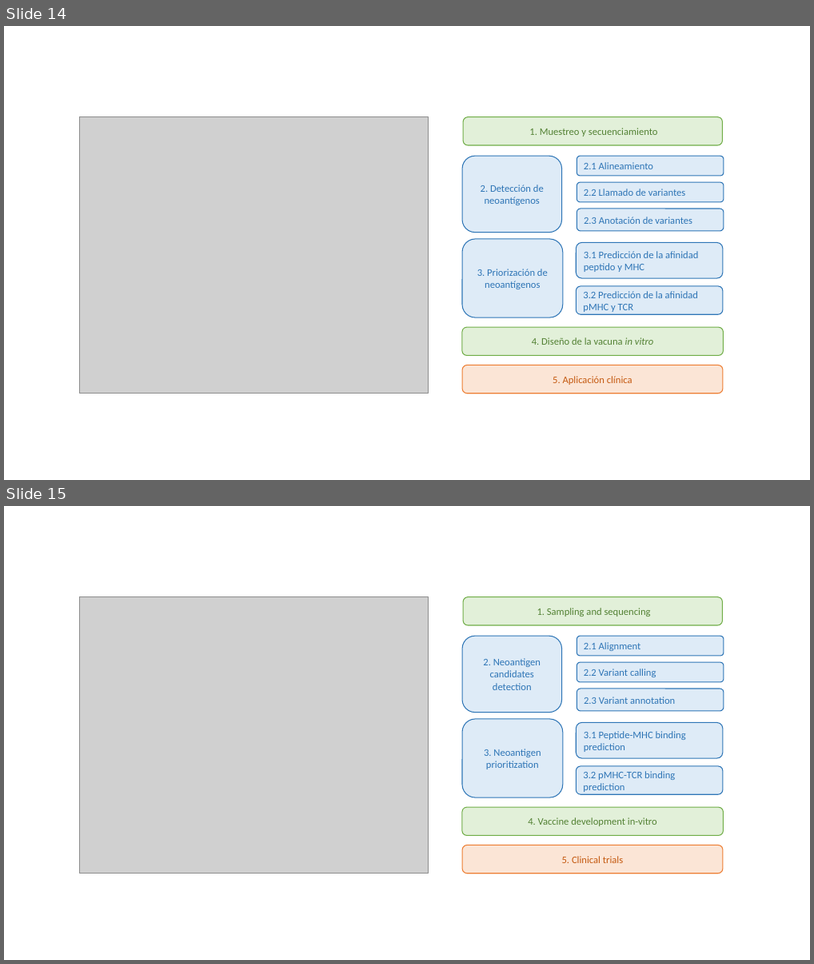
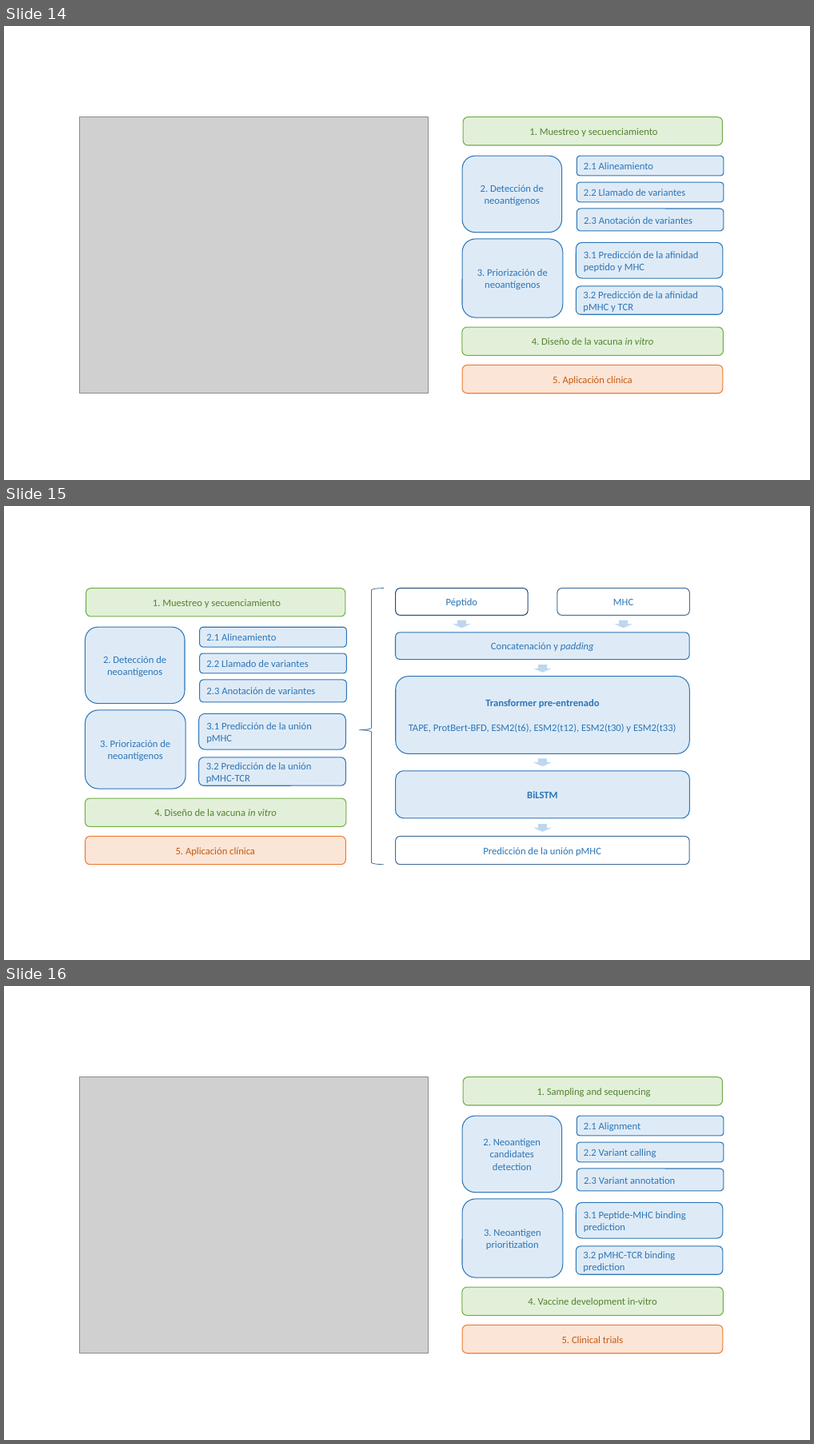
Before and after one commit to arceda/phd_thesis, a slide deck: draws.pptx. Shown one above the other, each under a label of ours: slides 14 and 15 before the commit, slides 14, 15 and 16 after it. The pictures are 814x964 and 814x1444 pixels, drawn with LibreOffice and Linux fonts; fonts in the diff are those of the drawing; grey boxes stand for pictures. Boxes give left, top, right and bottom in pixels: in the first picture for what was removed or moved away, otherwise in the second. Text is boxed around its words. In the diff, an @@ line names an element or a change of style, - is before the commit and + after.

```diff
--- a/draws.pptx
+++ b/draws.pptx
@@ slide 15 added at [4, 506, 810, 960], background #FFFFFF @@
@@ rounded rectangle added at [86, 588, 346, 616], fill #E2F0D9, outline #70AD47 1 pt, 12 pt, text #548235 @@
+1. Muestreo y secuenciamiento
@@ left brace added at [359, 588, 384, 864], outline #41719C 0.75 pt @@
@@ rounded rectangle added at [396, 588, 529, 616], outline #1F4E79 1 pt, 12 pt, text #2E75B6 @@
+Péptido
@@ rounded rectangle added at [558, 588, 690, 616], outline #41719C 1 pt, 12 pt, text #2E75B6 @@
+MHC
@@ down arrow added at [453, 620, 471, 628], fill #BDD7EE @@
@@ down arrow added at [615, 620, 633, 628], fill #BDD7EE @@
@@ rounded rectangle added at [85, 627, 185, 704], fill #DEEBF7, outline #2E75B6 1 pt, 12 pt, text #2E75B6 @@
+2. Detección de neoantígenos
@@ rounded rectangle added at [200, 627, 347, 647], fill #DEEBF7, outline #2E75B6 1 pt, 12 pt, text #2E75B6 @@
+2.1 Alineamiento
@@ rounded rectangle added at [395, 632, 690, 660], fill #DEEBF7, outline #2E75B6 1 pt, 12 pt, text #2E75B6 @@
+Concatenación y padding
@@ rounded rectangle added at [200, 654, 347, 673], fill #DEEBF7, outline #2E75B6 1 pt, 12 pt, text #2E75B6 @@
+2.2 Llamado de variantes
@@ down arrow added at [534, 664, 552, 672], fill #BDD7EE @@
@@ rounded rectangle added at [200, 680, 347, 702], fill #DEEBF7, outline #2E75B6 1 pt, 12 pt, text #2E75B6 @@
+2.3 Anotación de variantes
@@ rounded rectangle added at [396, 676, 690, 753], fill #DEEBF7, outline #2E75B6 1 pt, 12 pt, text #2E75B6 @@
+Transformer pre-entrenado
+TAPE, ProtBert-BFD, ESM2(t6), ESM2(t12), ESM2(t30) y ESM2(t33)
@@ rounded rectangle added at [85, 710, 186, 788], fill #DEEBF7, outline #2E75B6 1 pt, 12 pt, text #2E75B6 @@
+3. Priorización de neoantígenos
@@ rounded rectangle added at [198, 713, 346, 749], fill #DEEBF7, outline #2E75B6 1 pt, 12 pt, text #2E75B6 @@
+3.1 Predicción de la unión pMHC
@@ rounded rectangle added at [198, 757, 346, 785], fill #DEEBF7, outline #2E75B6 1 pt, 12 pt, text #2E75B6 @@
+3.2 Predicción de la unión pMHC-TCR
@@ down arrow added at [534, 758, 552, 766], fill #BDD7EE @@
@@ rounded rectangle added at [396, 771, 690, 818], fill #DEEBF7, outline #2E75B6 1 pt, 12 pt, text #2E75B6, bold @@
+BiLSTM
@@ rounded rectangle added at [85, 798, 346, 827], fill #E2F0D9, outline #70AD47 1 pt, 12 pt, text #548235 @@
+4. Diseño de la vacuna in vitro
@@ rounded rectangle added at [85, 836, 346, 864], fill #FBE5D6, outline #ED7D31 1 pt, 12 pt, text #C55A11 @@
+5. Aplicación clínica
@@ rounded rectangle added at [396, 836, 690, 864], outline #41719C 1 pt, 12 pt, text #2E75B6 @@
+Predicción de la unión pMHC
@@ down arrow added at [534, 824, 552, 832], fill #BDD7EE @@
@@ what was slide 15 is now slide 16 @@
```
Also in this commit, not shown: 6 other files.
